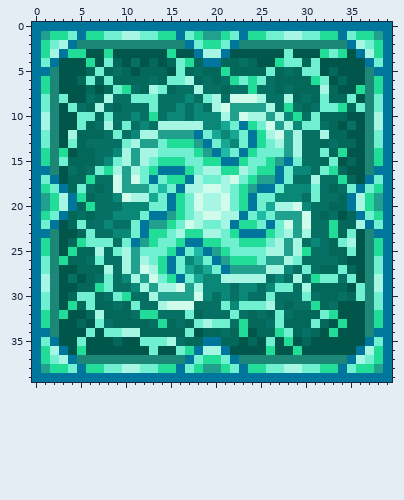
Pixel-art sprite, stored at icon.png. The picture above was drawn from the file before the commit.
The file is 80x80 pixels, drawn in blocks of 2x2; one block is one cell here.
Now the later version:
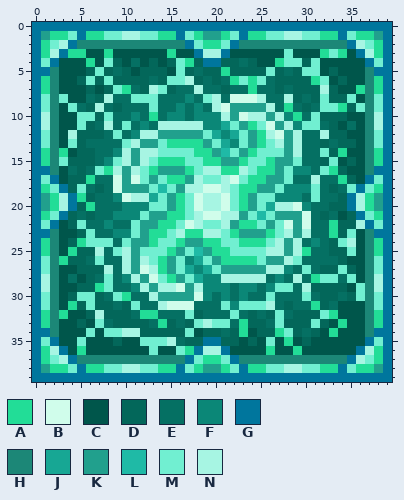
Palette (. is transparent): A #22dd97  B #d0fdeb  C #00564b  D #03675a  E #057063  F #0b8777  G #00769d  H #1c8777  J #17a794  K #21a08d  L #1fbaa6  M #71efd1  N #a7f5e3
Edits made:
y 11: x 23 G -> K
y 12: x 18 G -> K; x 24 G -> K
y 13: x 18..19 KG -> AK; x 24 G -> K
y 14: x 19..20 KG -> AK; x 23 G -> K
y 15: x 21..22 GG -> KK; x 28 G -> K
y 16: x 14..16 GGG -> KKK; x 27 G -> K
y 17: x 13 G -> K; x 17 G -> K; x 25 K -> A; x 27 G -> K
y 18: x 16 G -> K; x 24..26 KGG -> AKK
y 19..20: x 15 G -> K; x 24 G -> K
y 21: x 13..15 GGK -> KKA; x 23 G -> K
y 22: x 12 G -> K; x 14 K -> A; x 22 G -> K; x 26 G -> K
y 23: x 12 G -> K; x 23..25 GGG -> KKK
y 24: x 11 G -> K; x 17..18 GG -> KK
y 25: x 16 G -> K; x 19..20 GK -> KA
y 26: x 15 G -> K; x 20..21 GK -> KA
y 27: x 15 G -> K; x 21 G -> K
y 28: x 16 G -> K
